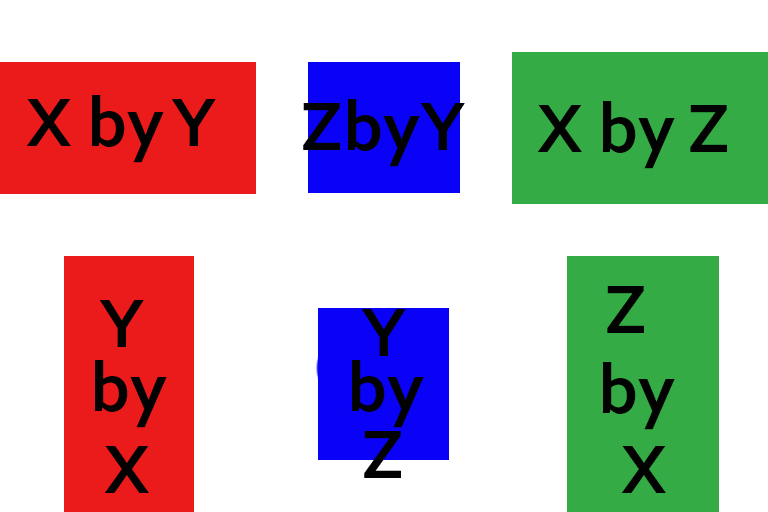
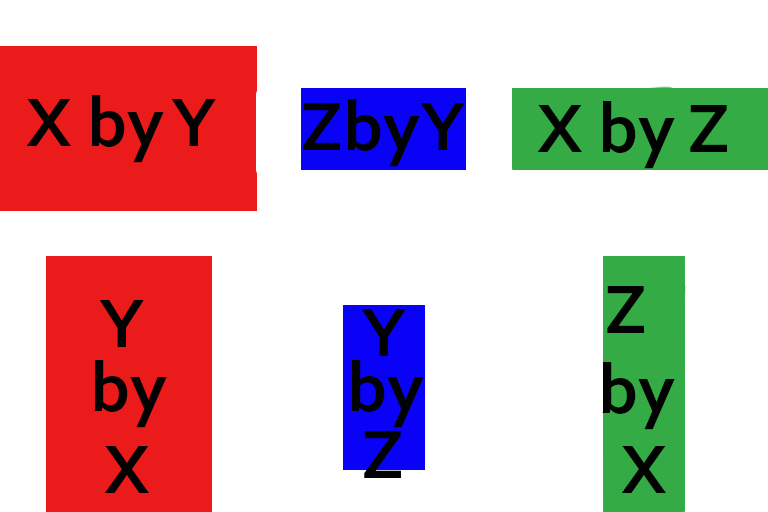
Comparing the layer stacks of the two 768 × 512 images. Changes:
painted on "Layer 0" over [0, 46, 768, 512]
